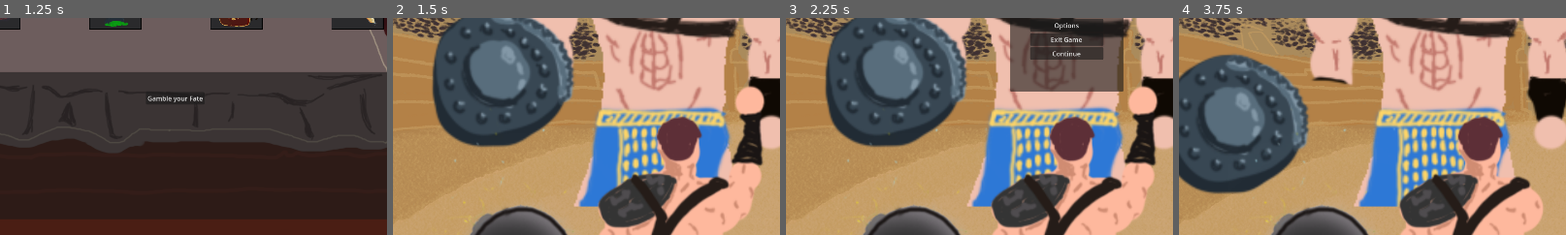
Above: before the commit, frames 1-4 (left to right).
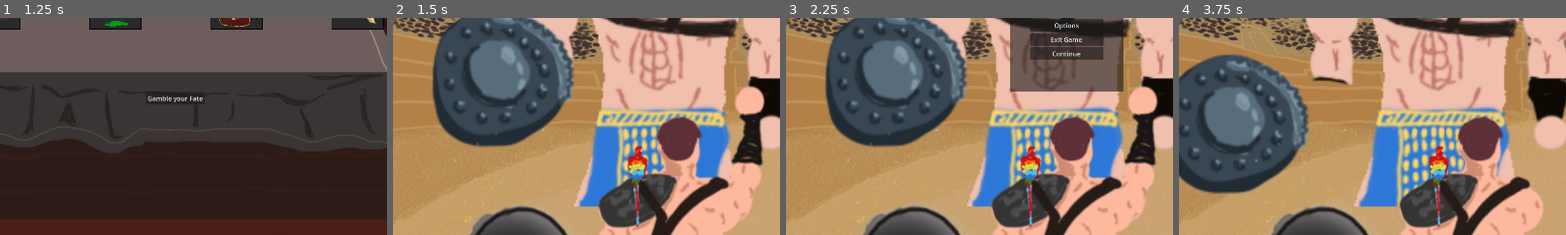
Above: after the commit, the same moments.

Repository: sentientfish/brackygamejam20251
Game: Godot game, scene res://ui/main_menu.tscn
The game is run twice, just before and just after one commit, with the same random seed, the same clock (stepped at 60 frames per second) and the same inputs. Sound files missing from this copy of the repository are replaced by a short silence.
Inputs (mouse positions are % of the whole screen's width and height, from its top left):
- Up to frame 1 (1.25 s): click "Start" at 0.5 s
- Up to frame 2 (1.5 s): click "Continue" at 1.25 s
- Up to frame 3 (2.25 s): click "Menu" at 2 s
- Up to frame 4 (3.75 s): click "Continue" at 2.75 s; tap Enter at 3.5 s; move the mouse to (72, 45) at 3.52 s; hold D (move_right) from 3.53 s (still down); tap K (attack) at 3.6 s
The pictures show only the part of the screen within x 14-64%, y 48-98%; the shares and areas given below are measured in that part.

Frame 1 is identical in both runs. In frame 2, 0.9% of the frame differs, in the area x 60-66%, y 58-97%; in frame 3, 0.9%; in frame 4, 0.9%.
Error after the commit: Trying to assign value of type 'parrot.gd' to a variable of type 'parrot.gd'. (res://scripts/player.gd:28)

Commit message:
parrot code

Diff:
--- /dev/null
+++ b/scenes/parrot.tscn
@@ -0,0 +1,16 @@
+[gd_scene load_steps=3 format=3 uid="uid://b5wrk0yawkn2x"]
+
+[ext_resource type="Script" path="res://scripts/parrot.gd" id="1_gyg6f"]
+[ext_resource type="Texture2D" uid="uid://bj6s46262ga2c" path="res://assets/sprites/parrot.png" id="2_auhu5"]
+
+[node name="Parrot" type="Node2D"]
+script = ExtResource("1_gyg6f")
+
+[node name="ParrotSFXPlayer" type="AudioStreamPlayer2D" parent="."]
+
+[node name="ParrotSFXTimer" type="Timer" parent="."]
+
+[node name="ParrotSprite" type="Sprite2D" parent="."]
+texture = ExtResource("2_auhu5")
+
+[connection signal="timeout" from="ParrotSFXTimer" to="." method="_on_parrot_sfx_timer_timeout"]
--- a/scenes/player.tscn
+++ b/scenes/player.tscn
@@ -1,10 +1,11 @@
-[gd_scene load_steps=21 format=3 uid="uid://ch8wdr4iyy5qv"]
+[gd_scene load_steps=22 format=3 uid="uid://ch8wdr4iyy5qv"]
 
 [ext_resource type="Script" path="res://scripts/player.gd" id="1_ndymx"]
 [ext_resource type="Texture2D" uid="uid://ci76kvedo1rh" path="res://assets/Electric-Shield_1.png" id="2_osfnp"]
 [ext_resource type="Texture2D" uid="uid://dixy1o1ebow21" path="res://assets/arm4.png" id="3_ru50b"]
 [ext_resource type="Texture2D" uid="uid://g0m7wo5kcem1" path="res://assets/Player.png" id="4_j8ytr"]
 [ext_resource type="AudioStream" uid="uid://duff40s86phro" path="res://assets/sounds/Swordhitv2.wav" id="5_c11o0"]
+[ext_resource type="PackedScene" uid="uid://b5wrk0yawkn2x" path="res://scenes/parrot.tscn" id="6_oyyfp"]
 
 [sub_resource type="RectangleShape2D" id="RectangleShape2D_752ta"]
 size = Vector2(192, 75.3125)
@@ -250,18 +251,21 @@
 texture = ExtResource("2_osfnp")
 
 [node name="ShieldAreaUp" type="Area2D" parent="Shield"]
+visible = false
 
 [node name="ShieldCollisionUp" type="CollisionShape2D" parent="Shield/ShieldAreaUp"]
 position = Vector2(0, -100)
 shape = SubResource("RectangleShape2D_752ta")
 
 [node name="ShieldAreaMiddle" type="Area2D" parent="Shield"]
+visible = false
 
 [node name="ShieldCollisionMiddle" type="CollisionShape2D" parent="Shield/ShieldAreaMiddle"]
 position = Vector2(0, -15)
 shape = SubResource("RectangleShape2D_yx7bf")
 
 [node name="ShieldAreaDown" type="Area2D" parent="Shield"]
+visible = false
 
 [node name="ShieldCollisionDown" type="CollisionShape2D" parent="Shield/ShieldAreaDown"]
 position = Vector2(0, 72)
@@ -275,6 +279,7 @@
 texture = ExtResource("3_ru50b")
 
 [node name="SwordAreaUp" type="Area2D" parent="Sword"]
+visible = false
 monitoring = false
 
 [node name="SwordCollisionUp" type="CollisionShape2D" parent="Sword/SwordAreaUp"]
@@ -282,6 +287,7 @@
 shape = SubResource("RectangleShape2D_xdwk7")
 
 [node name="SwordAreaMiddle" type="Area2D" parent="Sword"]
+visible = false
 monitoring = false
 
 [node name="SwordCollisionMiddle" type="CollisionShape2D" parent="Sword/SwordAreaMiddle"]
@@ -289,6 +295,7 @@
 shape = SubResource("RectangleShape2D_2hsp2")
 
 [node name="SwordAreaDown" type="Area2D" parent="Sword"]
+visible = false
 monitoring = false
 
 [node name="SwordCollisionDown" type="CollisionShape2D" parent="Sword/SwordAreaDown"]
@@ -300,6 +307,7 @@
 texture = ExtResource("4_j8ytr")
 
 [node name="PlayerCollision" type="CollisionShape2D" parent="."]
+visible = false
 shape = SubResource("RectangleShape2D_xox8q")
 
 [node name="AnimationPlayer" type="AnimationPlayer" parent="."]
@@ -311,6 +319,9 @@
 stream = ExtResource("5_c11o0")
 bus = &"SFX"
 
+[node name="Parrot" parent="." instance=ExtResource("6_oyyfp")]
+position = Vector2(-7, -16)
+
 [connection signal="body_entered" from="Sword/SwordAreaUp" to="." method="_on_sword_area_up_body_entered"]
 [connection signal="body_entered" from="Sword/SwordAreaMiddle" to="." method="_on_sword_area_middle_body_entered"]
 [connection signal="body_entered" from="Sword/SwordAreaDown" to="." method="_on_sword_area_down_body_entered"]
--- a/scripts/globals.gd
+++ b/scripts/globals.gd
@@ -5,6 +5,7 @@
 signal PlayerDied
 
 var Muted := false
+var ParrotObtained := false
 
 var Player: Player = null
 var Enemy: Enemy = null
--- /dev/null
+++ b/scripts/parrot.gd
@@ -0,0 +1,49 @@
+extends Node2D
+
+var parrot_sfx_player: AudioStreamPlayer2D = null
+var parrot_sfx_timer: Timer = null
+
+var _min_sfx_timer := 2.5
+var _max_sfx_timer := 6.0
+
+var _parrot_voicelines = [
+	preload("res://assets/sounds/blipSelectV1.wav"),
+]
+
+# Called when the node enters the scene tree for the first time.
+func _ready() -> void:
+	parrot_sfx_player = get_node("ParrotSFXPlayer")
+	parrot_sfx_timer = get_node("Parrot_SFXTimer")
+
+	Globals.connect("EnemyDied", _on_enemy_died)
+	Globals.connect("PlayerDied", _on_player_died)
+
+func start_parrot() -> void:
+	_prepare_parrot()
+	parrot_sfx_timer.start()
+
+func _prepare_parrot() -> void:
+	_select_random_parrot_voiceline()
+	_set_random_time()
+
+func _set_random_time() -> void:
+	var random_timer_value := randf_range(_min_sfx_timer, _max_sfx_timer)
+	parrot_sfx_timer.set_wait_time(random_timer_value)
+
+func _select_random_parrot_voiceline():
+	var random_voiceline_index = randi() % _parrot_voicelines.size()
+	parrot_sfx_player.stream = _parrot_voicelines[random_voiceline_index]
+
+func _on_enemy_died() -> void:
+	parrot_sfx_timer.stop()
+
+func _on_player_died() -> void:
+	parrot_sfx_timer.stop()
+
+func _on_parrot_sfx_timer_timeout() -> void:
+	parrot_sfx_timer.stop()
+	parrot_sfx_player.play()
+	await parrot_sfx_player.finished
+
+	_prepare_parrot()
+	parrot_sfx_timer.start()
--- a/scripts/player.gd
+++ b/scripts/player.gd
@@ -18,19 +18,25 @@
 var block_all: bool = false
 var current_block_direction: Enums.ActionDirection = Enums.ActionDirection.NONE
 var player_attacked_sfx_player: AudioStreamPlayer2D = null
+var parrot : Parrot = null
 
 @onready var animation_player : AnimationPlayer = $AnimationPlayer
 
 func _ready() -> void:
 	Globals.Player = self
 	player_attacked_sfx_player = get_node("PlayerAttackedSFXPlayer")
+	parrot = get_node("Parrot")
 
 	# Trigger all effects on player
 	for effect in Globals.PlayerStatusEffects:
-		print("Triggering effect: " + effect.effect_name)
 		effect.trigger_effect(self)
 
-	print("current attack: " + str(current_attack))
+	if (Globals.ParrotObtained):
+		parrot.show()
+		var parrot_sfx_timer: Timer = parrot.get_node("ParrotSFXTimer")
+		parrot_sfx_timer.start()
+	else:
+		parrot.hide()
 
 func _physics_process(delta: float) -> void:
 	process_player_input(delta)
--- /dev/null
+++ b/scripts/vendor_items/parrot.gd
@@ -0,0 +1,13 @@
+class_name Parrot extends Effect
+
+func trigger_effect(character: CharacterBody2D) -> void:
+	Globals.ParrotObtained = true
+
+func _init():
+	var image = Image.load_from_file("res://assets/sprites/vendor_items/Quickfeet.png")
+	var texture = ImageTexture.create_from_image(image)
+
+	icon = texture
+	max_stacks = 1
+	effect_name = "Parrot"
+	target_player = true
Binary file added: assets/sprites/parrot.png
Not shown, added: assets/sprites/parrot.png.import
